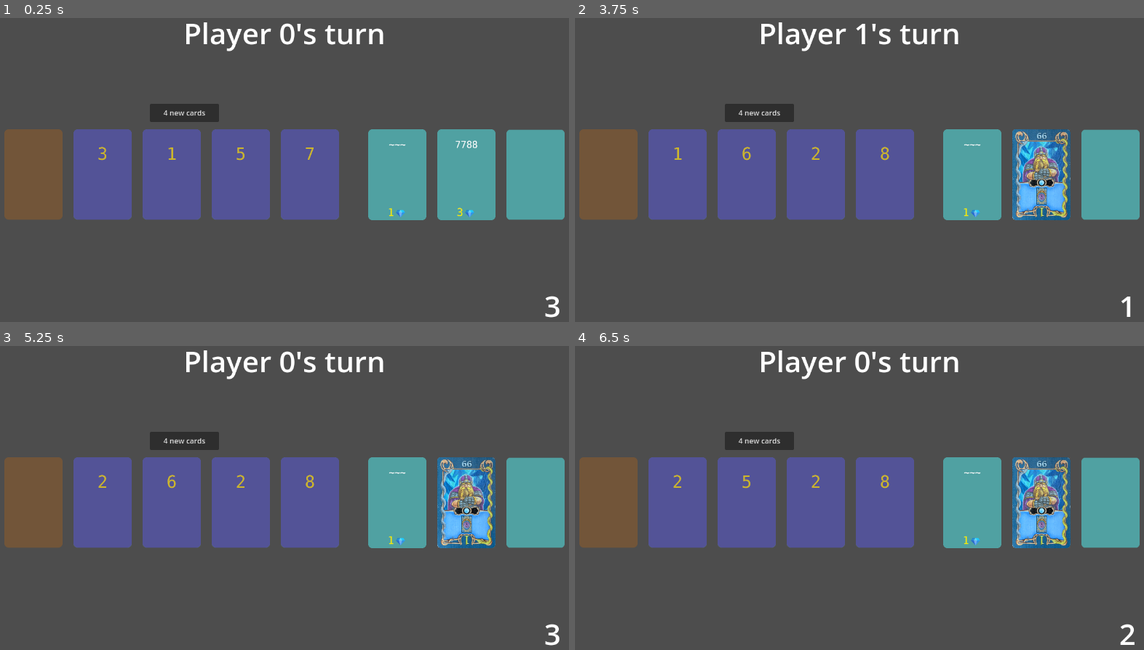
Above: before the commit, frames 1-4 (two rows, left to right).
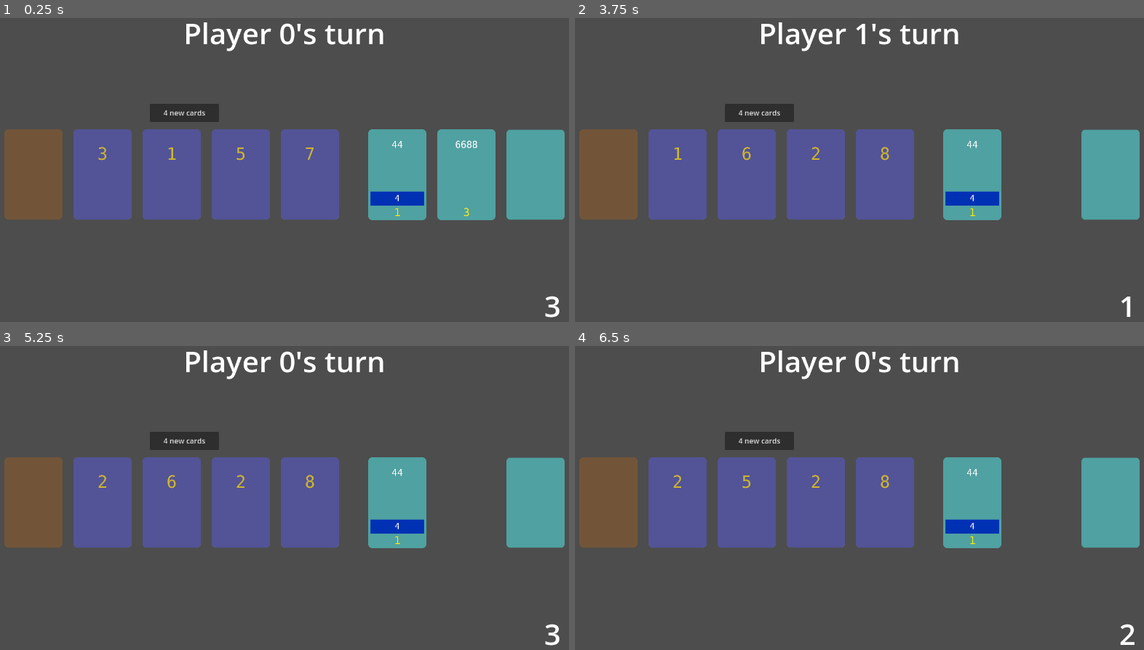
Above: after the commit, the same moments.

Repository: vbackeberg/game1
Game: Godot game, scene res://src/main.tscn
Two runs of this game, one before a commit and one after it. Both use one fixed random seed, a clock stepped at 60 frames per second and the inputs below.
Inputs (mouse positions are in pixels of both pictures, inside the frame that each line leads up to):
- Up to frame 1 (0.25 s): no input
- Up to frame 2 (3.75 s): click "4 new cards" at 0.5 s; click "4 new cards" at 1.25 s; click (609, 176) at 2 s; click (1109, 176) at 2.75 s; click (1041, 176) at 3.52 s
- Up to frame 3 (5.25 s): click (398, 504) at 4.27 s; click (102, 504) at 5 s
- Up to frame 4 (6.5 s): click (745, 504) at 5.77 s

The runs differ from the first frame. In frame 1, 0.6% of the frame differs, in the area x 65-84%, y 40-66%; in frame 2, 3.5%, in the area x 65-88%, y 36-67%; in frame 3, 3.5%; in frame 4, 3.5%.
Error after the commit: Cannot call method 'get_size' on a null value. (res://src/card_character.gd:28)

Commit message:
characters: add dwarfs 1 2 3 4 5

Diff:
--- a/src/characters.gd
+++ b/src/characters.gd
@@ -9,6 +9,46 @@
 			3,
 			0,
 			"pirate-2-2-2"
+		),
+		CardCharacter.new(
+			func(player, card): return _includes(player, [1, 1]) if _is_owner(player, card) else null,
+			1,
+			0,
+			"dwarf-1",
+			func(_player): pass ,
+			func(player): player.selectedVirtualResources.append(1)
+		),
+		CardCharacter.new(
+			func(player, card): return _includes(player, [2, 2]) if _is_owner(player, card) else null,
+			1,
+			0,
+			"dwarf-2",
+			func(_player): pass ,
+			func(player): player.selectedVirtualResources.append(2)
+		),
+		CardCharacter.new(
+			func(player, card): return _includes(player, [3, 3]) if _is_owner(player, card) else null,
+			1,
+			0,
+			"dwarf-3",
+			func(_player): pass ,
+			func(player): player.selectedVirtualResources.append(3)
+		),
+		CardCharacter.new(
+			func(player, card): return _includes(player, [4, 4]) if _is_owner(player, card) else null,
+			1,
+			0,
+			"dwarf-4",
+			func(_player): pass ,
+			func(player): player.selectedVirtualResources.append(4)
+		),
+		CardCharacter.new(
+			func(player, card): return _includes(player, [5, 5]) if _is_owner(player, card) else null,
+			1,
+			0,
+			"dwarf-5",
+			func(_player): pass ,
+			func(player): player.selectedVirtualResources.append(5)
 		),
 		CardCharacter.new(
 			func(player, card): return _includes(player, [6, 6], 0) if _is_owner(player, card) else null,
Binary file added: assets/characters/dwarf-1.png
Not shown, added: assets/characters/dwarf-1.png.import
Binary file added: assets/characters/dwarf-2.png
Not shown, added: assets/characters/dwarf-2.png.import
Binary file added: assets/characters/dwarf-3.png
Not shown, added: assets/characters/dwarf-3.png.import
Binary file added: assets/characters/dwarf-4.png
Not shown, added: assets/characters/dwarf-4.png.import
Binary file added: assets/characters/dwarf-5.png
Not shown, added: assets/characters/dwarf-5.png.import
